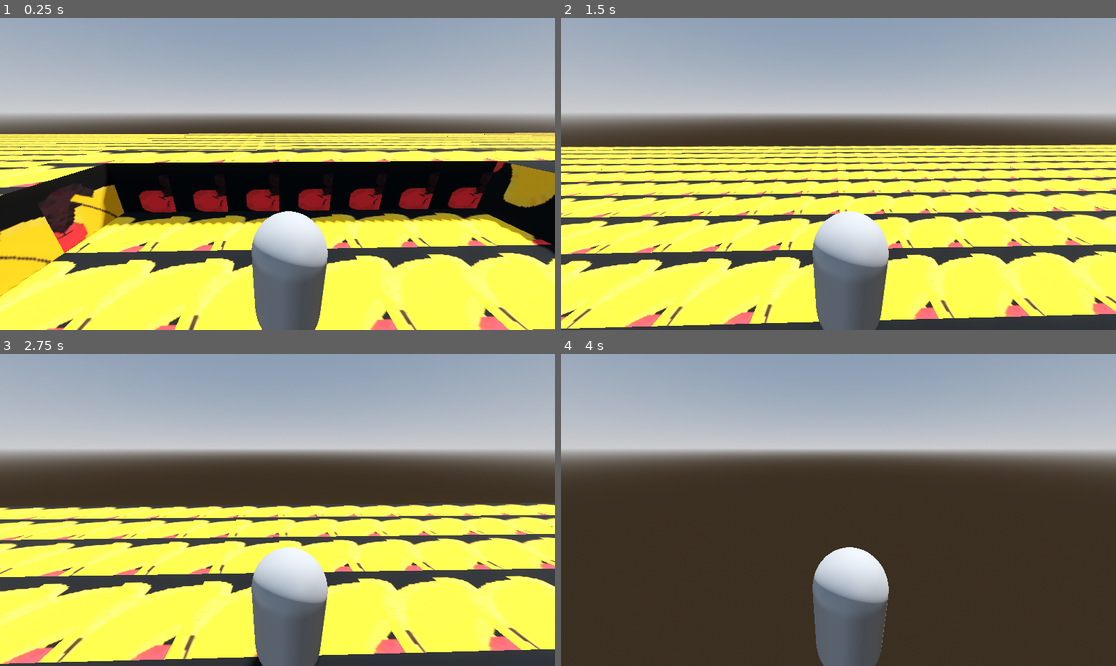
Above: before the commit, frames 1-4 (two rows, left to right).
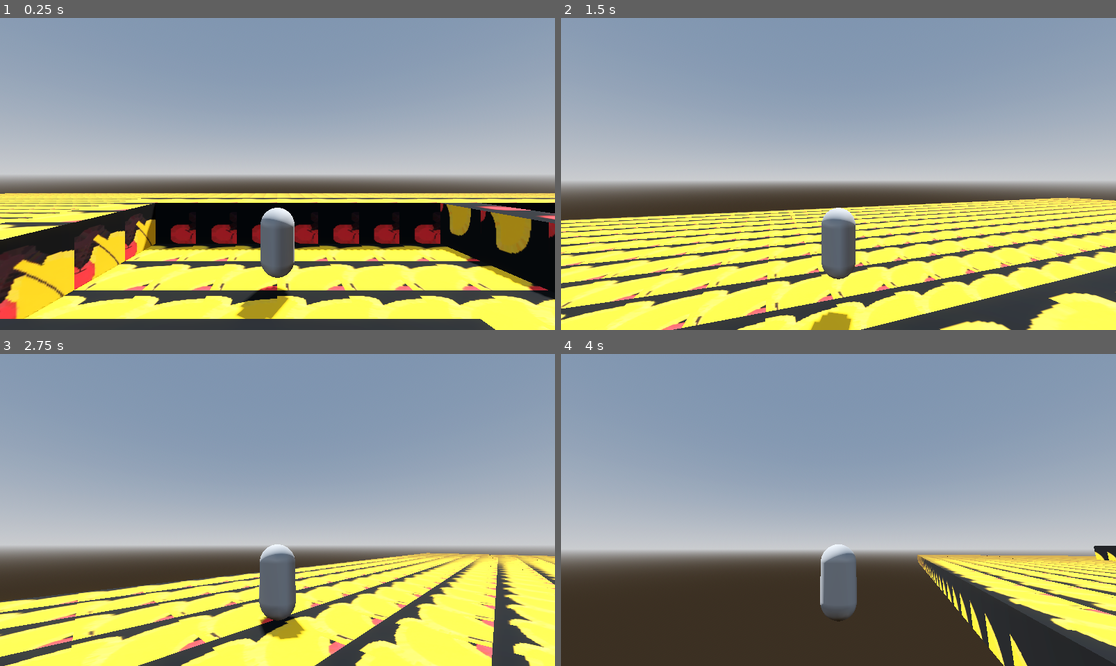
Above: after the commit, the same moments.

Repository: PHS-TSA/arch
Game: Godot game, scene res://scenes/main.tscn
Two runs of this game, one before a commit and one after it. Both use one fixed random seed, a clock stepped at 60 frames per second and the inputs below.
Inputs (mouse positions are in pixels of both pictures, inside the frame that each line leads up to):
- Up to frame 1 (0.25 s): no input
- Up to frame 2 (1.5 s): tap Enter (ui_accept) at 0.5, 0.77 s; move the mouse to (866, 174) at 0.52 s; hold Tab (toggle_mouse_capture, bound only after the commit) 0.53-1.28 s; hold Up (ui_up) from 0.53 s (still down); move the mouse to (810, 174) at 1.27 s; tap Tab (toggle_mouse_capture, bound only after the commit) at 1.35 s
- Up to frame 3 (2.75 s): keep holding Up (ui_up); tap Enter (ui_accept) at 1.52 s; move the mouse to (288, 503) at 2.02 s; hold Tab (toggle_mouse_capture, bound only after the commit) from 2.03 s (still down)
- Up to frame 4 (4 s): keep holding Up (ui_up); move the mouse to (832, 516) at 2.77 s; release Tab (toggle_mouse_capture, bound only after the commit) at 2.78 s; tap Tab (toggle_mouse_capture, bound only after the commit) at 2.85 s; tap Enter (ui_accept) at 3.02, 3.77 s; move the mouse to (877, 513) at 3.52 s; hold Tab (toggle_mouse_capture, bound only after the commit) from 3.53 s (still down)

The runs differ from the first frame. In frame 1, 77% of the frame differs, in the area x 0-100%, y 9-100%; in frame 2, 72%; in frame 3, 79%, in the area x 0-100%, y 1-100%; in frame 4, 70%.

Commit message:
fixed camera

Diff:
--- a/project.godot
+++ b/project.godot
@@ -52,7 +52,8 @@
 }
 toggle_mouse_capture={
 "deadzone": 0.2,
-"events": []
+"events": [Object(InputEventKey,"resource_local_to_scene":false,"resource_name":"","device":-1,"window_id":0,"alt_pressed":false,"shift_pressed":false,"ctrl_pressed":false,"meta_pressed":false,"pressed":false,"keycode":0,"physical_keycode":4194306,"key_label":0,"unicode":0,"location":0,"echo":false,"script":null)
+]
 }
 
 [physics]
--- a/scenes/main.tscn
+++ b/scenes/main.tscn
@@ -30,9 +30,3 @@
 
 [node name="CharacterBody3D" parent="." unique_id=603631026 instance=ExtResource("2_0wfyh")]
 transform = Transform3D(1, 0, 0, 0, 1, 0, 0, 0, 1, 0, 0.5, 0)
-
-[node name="Camera3D" type="Camera3D" parent="CharacterBody3D" unique_id=1366572285]
-transform = Transform3D(0.9997248, 0.0074480805, -0.022249483, 0.00061069714, 0.9396974, 0.3420066, 0.023455076, -0.341926, 0.9394341, -0.099488616, 1.117457, 0.8983754)
-current = true
-fov = 85.22021
-far = 100.0
--- a/scenes/player.tscn
+++ b/scenes/player.tscn
@@ -12,7 +12,6 @@
 height = 1.0
 
 [node name="CharacterBody3D" type="CharacterBody3D" unique_id=2095096525]
-transform = Transform3D(1, 0, 0, 0, 1, 0, 0, 0, 1, 0, 0.9034537, 0)
 script = ExtResource("1_3vyb7")
 
 [node name="MeshInstance3D" type="MeshInstance3D" parent="." unique_id=770933360]
